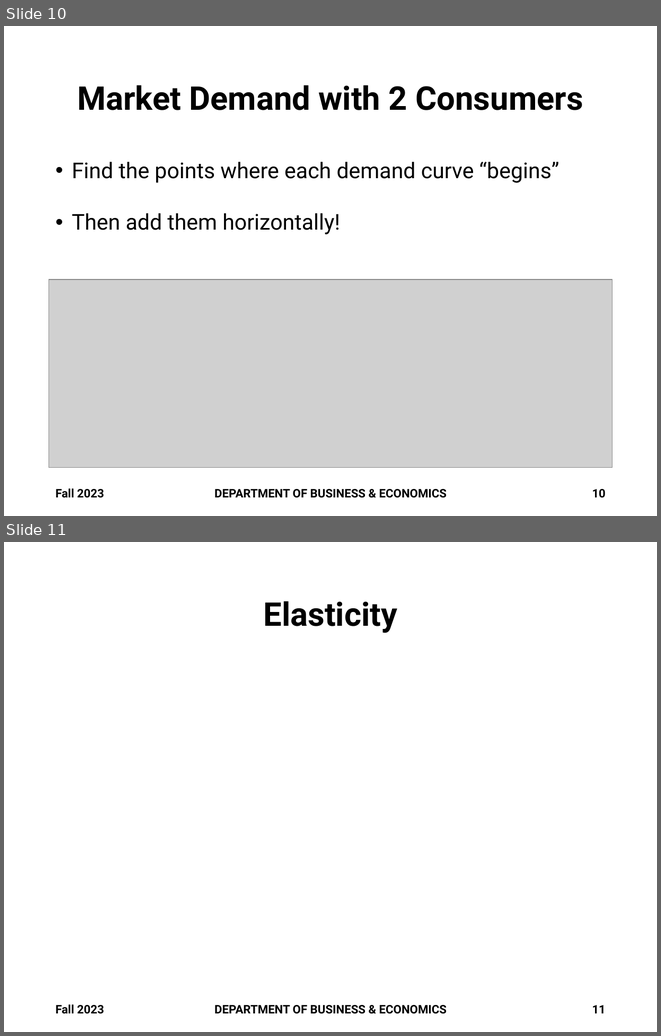
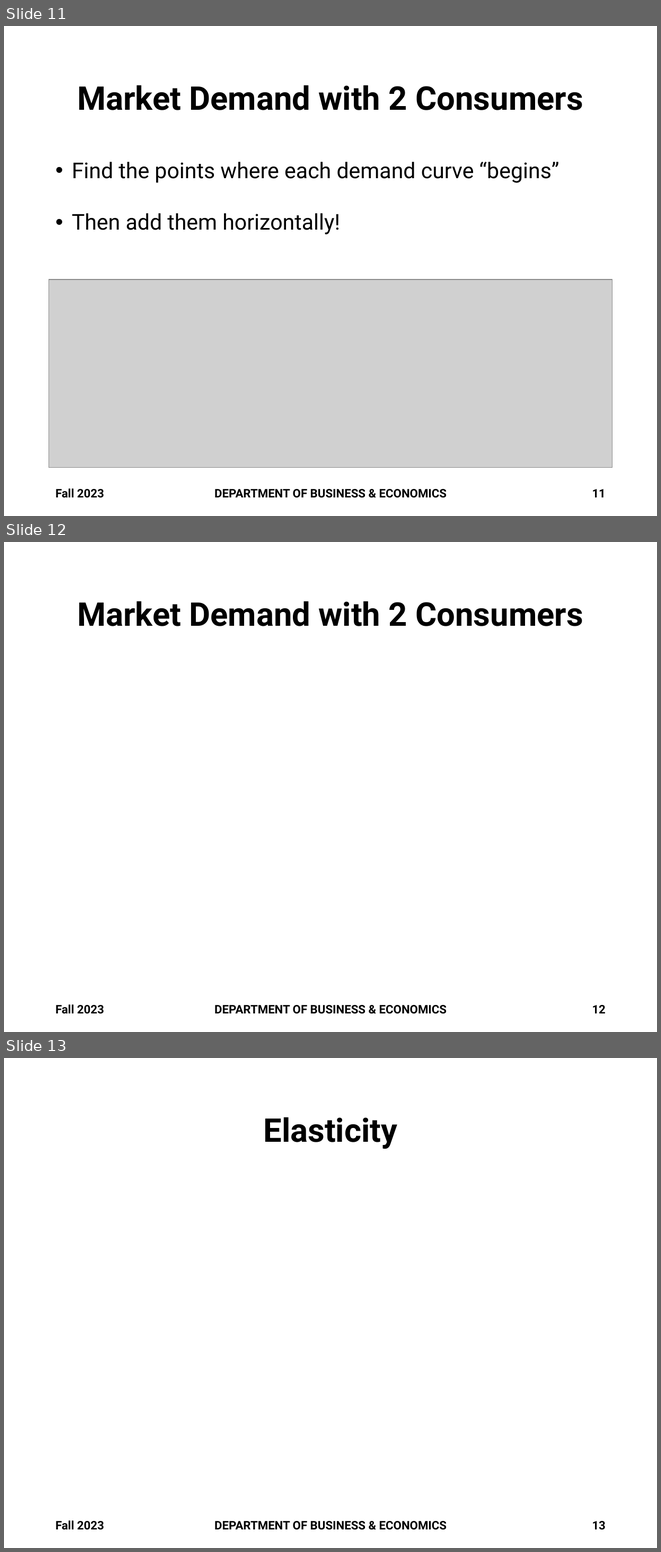
Before and after one commit to brianhwpark/brianhwpark.github.io, a slide deck: files/teaching-resources/monmouthcollege-econ-300/ECON300-LEC15.pptx. Shown one above the other, each under a label of ours: slides 10 and 11 before the commit, slides 11, 12 and 13 after it. The pictures are 661x1036 and 661x1552 pixels, drawn with LibreOffice and Linux fonts; fonts in the diff are those of the drawing; grey boxes stand for pictures; background and template pictures are left out. Boxes give left, top, right and bottom in pixels: in the first picture for what was removed or moved away, otherwise in the second. Text is boxed around its words. In the diff, an @@ line names an element or a change of style, - is before the commit and + after.

```diff
--- a/files/teaching-resources/monmouthcollege-econ-300/ECON300-LEC15.pptx
+++ b/files/teaching-resources/monmouthcollege-econ-300/ECON300-LEC15.pptx
@@ slide 12 added at <box>4,542,657,1032</box>, background #FFFFFF @@
@@ title added at <box>77,601,583,626</box>, 36 pt, text #000000, bold @@
+Market Demand with 2 Consumers
@@ text added at <box>55,1004,104,1014</box>, 13 pt, text #000000, bold @@
+Fall 2023
@@ text added at <box>214,1005,447,1014</box>, 13 pt, text #000000, bold @@
+DEPARTMENT OF BUSINESS & ECONOMICS
@@ page number added at <box>592,1005,606,1013</box>, 13 pt, text #000000, bold @@
+12
@@ what was slide 10 is now slide 11 @@
@@ page number at <box>592,489,606,497</box>: text changed @@
-10
+11
@@ what was slide 11 is now slide 13 @@
@@ page number at <box>592,1521,606,1530</box>: text changed @@
-11
+13
```
Also in this commit, not shown: 1 slide changed, 1 other slide added, 3 other files.
